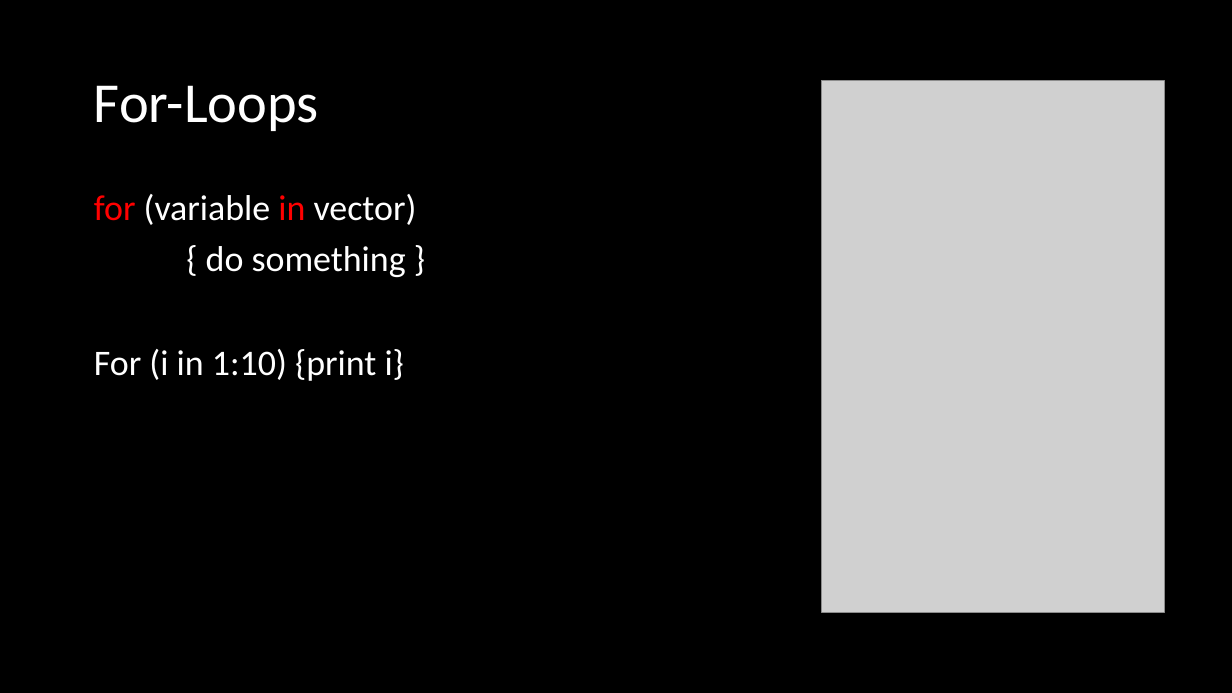
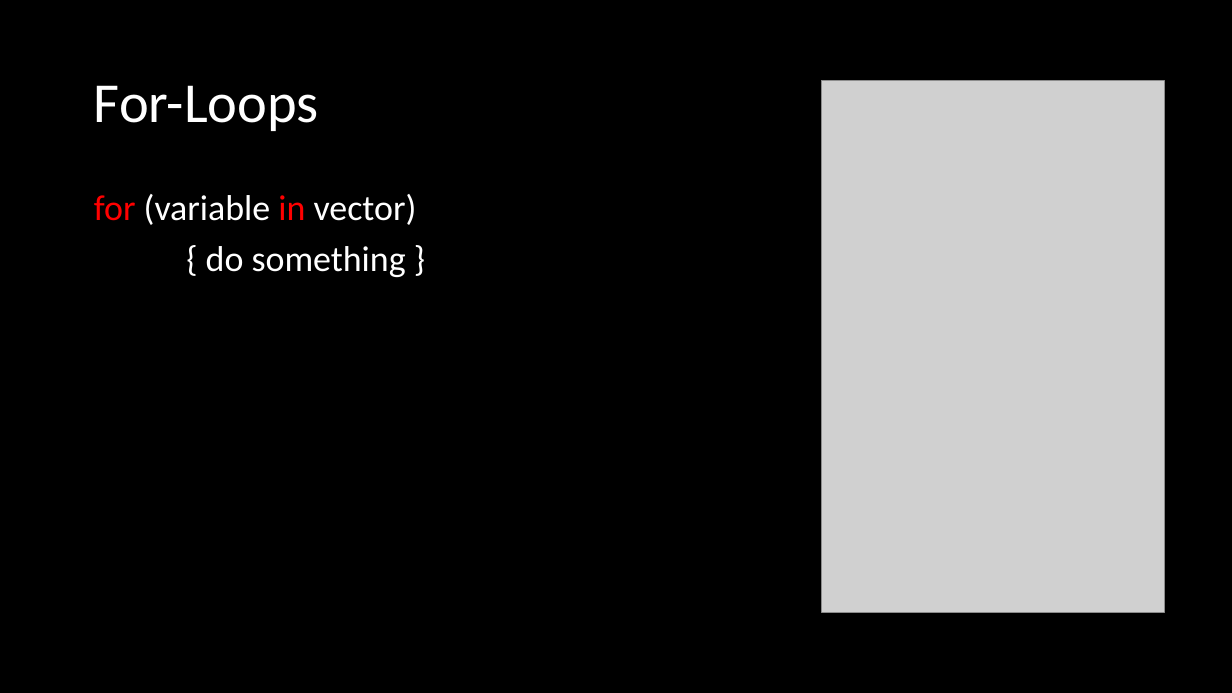
Before and after one commit to brooklabteam/E2M2, a slide deck: slide 7 of E2M2-2020/Lectures-ppt/R_Bootcamp_forLoopsFunctionsIfElse.pptx (slide 6 before the commit). Drawn at 1232x693 pixels with LibreOffice and Linux fonts; fonts in the diff are those of the drawing; grey boxes stand for pictures; background and template pictures are left out. Boxes give left, top, right and bottom in pixels: in the first picture for what was removed or moved away, otherwise in the second. Text is boxed around its words. In the diff, an @@ line names an element or a change of style, - is before the commit and + after.

```diff
--- a/E2M2-2020/Lectures-ppt/R_Bootcamp_forLoopsFunctionsIfElse.pptx
+++ b/E2M2-2020/Lectures-ppt/R_Bootcamp_forLoopsFunctionsIfElse.pptx
@@ text at [94,349,405,381]: paragraph removed @@
-For (i in 1:10) {print i}
```
Also in this commit, not shown: 2 other slides changed, 20 slides added, 2 slides removed, 13 other files.
